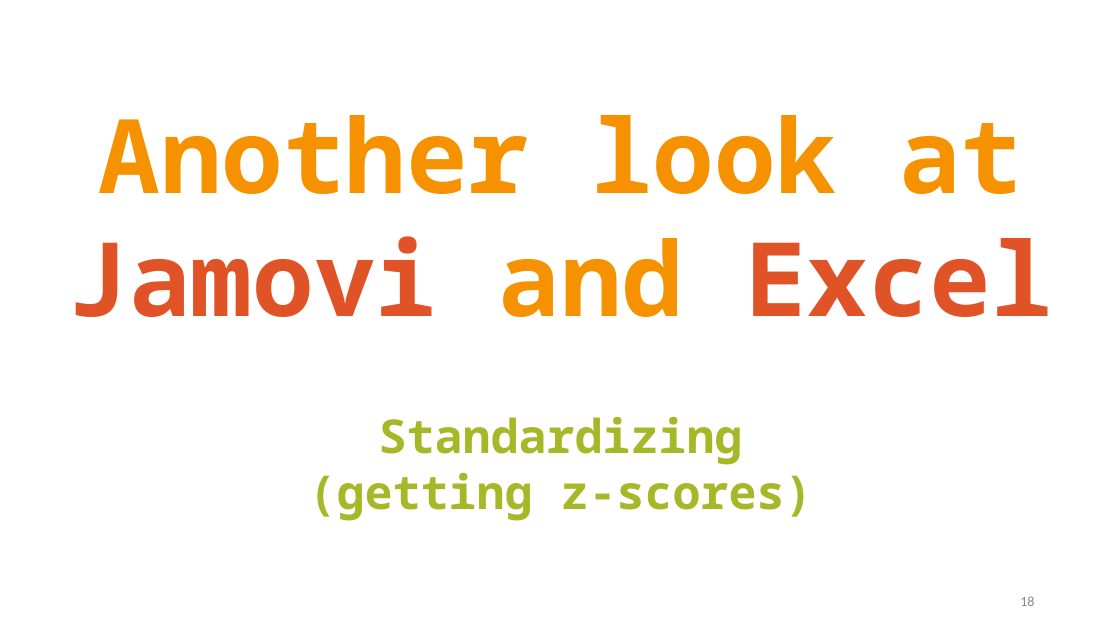
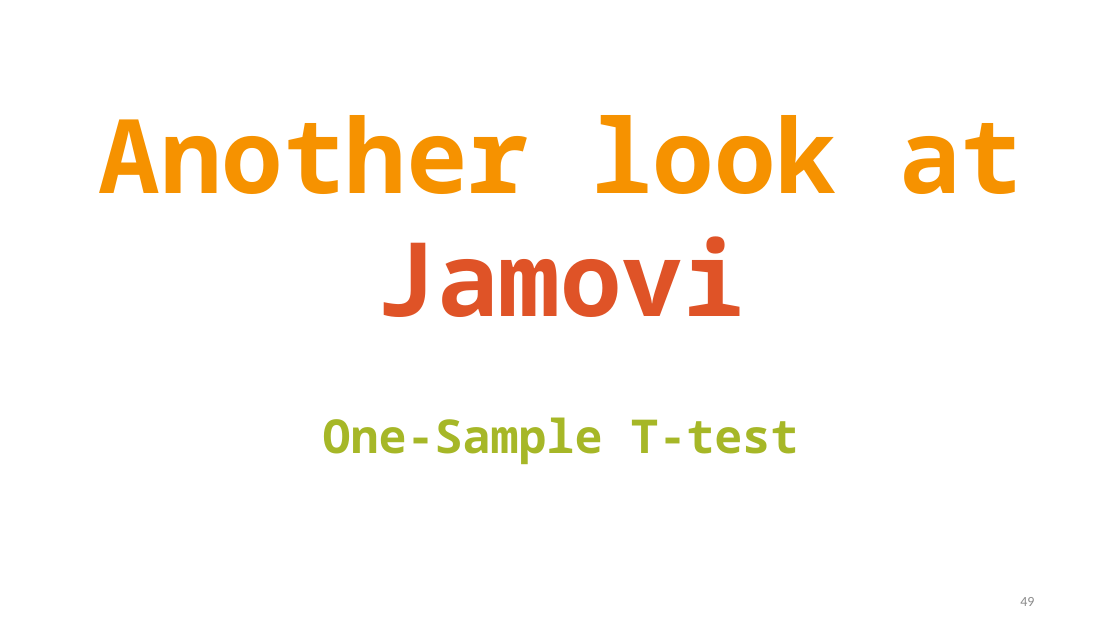
Before and after one commit to TysonStanley/EDU-6050, a slide deck: slide 49 of Slides/05_EDUC_6050_2018.pptx (slide 18 before the commit). Drawn at 1120x630 pixels with LibreOffice and Linux fonts; fonts in the diff are those of the drawing. Boxes give left, top, right and bottom in pixels: in the first picture for what was removed or moved away, otherwise in the second. Text is boxed around its words. In the diff, an @@ line names an element or a change of style, - is before the commit and + after.

```diff
--- a/Slides/05_EDUC_6050_2018.pptx
+++ b/Slides/05_EDUC_6050_2018.pptx
@@ text at (376,236,745,317): text changed @@
-Jamovi and Excel
+Jamovi
@@ text at (323,417,799,465): text changed @@
-Standardizing (getting z-scores)
+One-Sample T-test
@@ page number at (1020,597,1034,606): text changed @@
-18
+49
```
Also in this commit, not shown: 10 other slides changed, 34 slides added, 3 slides removed, 2 other files.
